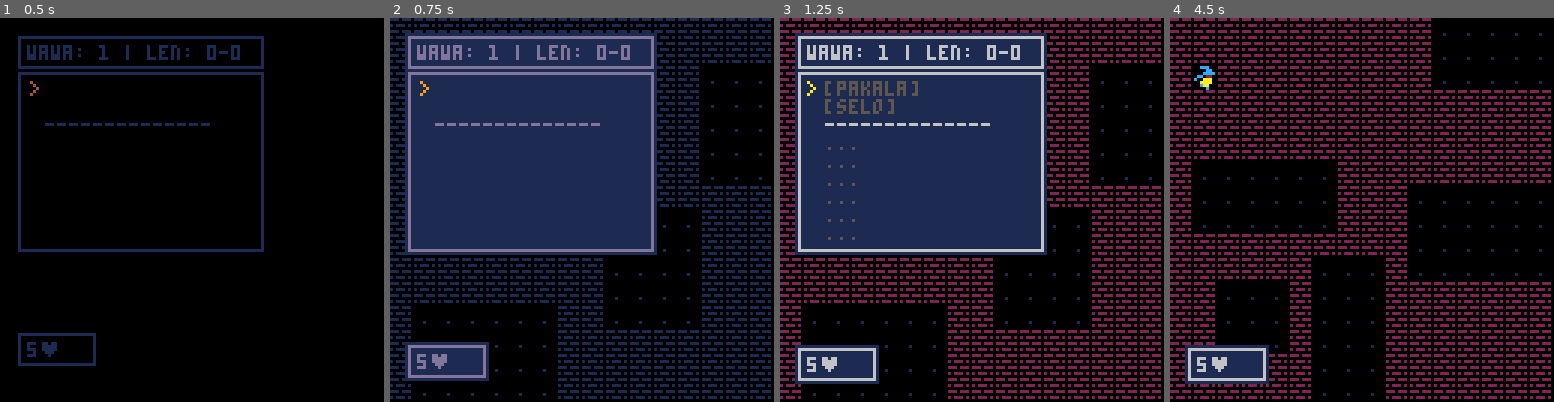
Above: before the commit, frames 1-4 (left to right).
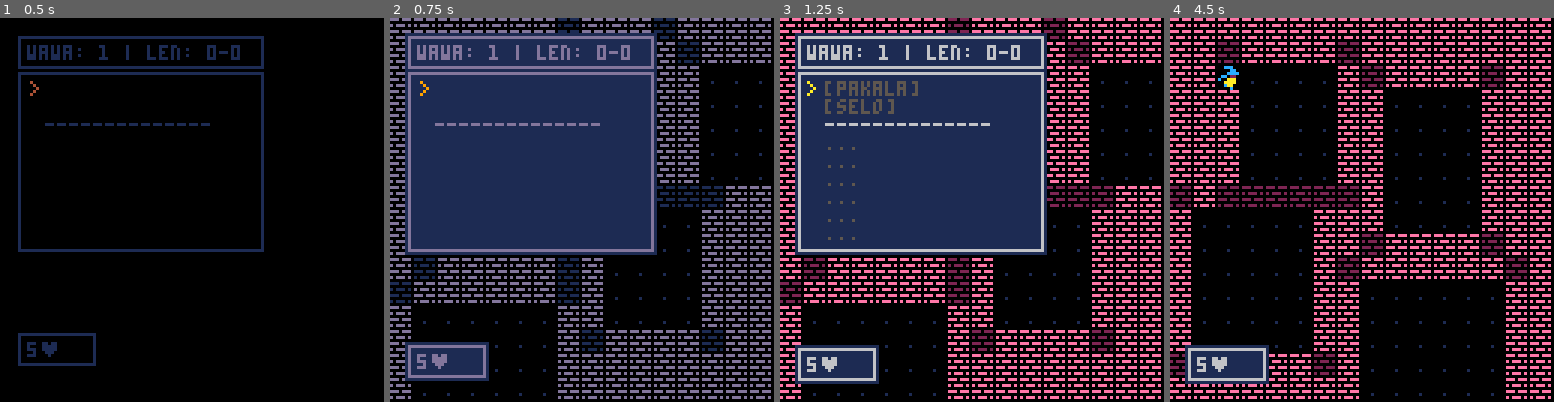
Above: after the commit, the same moments.

Repository: eduvf/tomo_monsuta
Game: PICO-8 cartridge tomo_monsuta.p8
The game is run twice, just before and just after one commit, with the same random seed, the same clock (stepped at 60 frames per second) and the same inputs.
Inputs:
- Up to frame 1 (0.5 s): tap X (X key) at 0.33 s
- Up to frame 2 (0.75 s): tap O (Z key) at 0.7 s
- Up to frame 3 (1.25 s): tap X (X key) at 1.07 s
- Up to frame 4 (4.5 s): hold Right 1.6-2.1 s; tap O (Z key) every 0.4 s from 1.7 to 4.1 s; tap X (X key) at 1.85, 2.97, 4.08 s; hold Up 2.15-2.42 s; hold Right 2.47-3.03 s; hold Left 3.08-3.58 s; hold Down 3.63-3.97 s; hold Right from 4.02 s (still down)

Frame 1 is identical in both runs. In frame 2, 12% of the frame differs, in the area x 0-100%, y 0-100%; in frame 3, 12%; in frame 4, 30%.

Commit message:
ep 30 done!

Diff:
--- a/gameplay.lua
+++ b/gameplay.lua
@@ -25,6 +25,8 @@
 				trig_bump(tile, dest_x, dest_y)
 			else
 				skip_ai = true
+				mset(dest_x, dest_y, 1)
+				maze_worm()
 			end
 		end
 	end
--- a/gen.lua
+++ b/gen.lua
@@ -5,6 +5,7 @@
         end
     end
     gen_rooms()
+    maze_worm()
 end
 
 function gen_rooms()
@@ -75,6 +76,37 @@
     return true
 end
 
+function maze_worm()
+    for x = 0, 15 do
+        for y = 0, 15 do
+            if not is_walkable(x, y) then
+                if can_carve(x, y) then
+                    mset(x, y, 3)
+                else
+                    mset(x, y, 2)
+                end
+            end
+        end
+    end
+end
+
+function can_carve(x, y)
+    if in_bounds(x, y) then
+        local sig = get_signature(x, y)
+        for i = 1, #carve_sig do
+            if bit_comp(sig, carve_sig[i], carve_msk[i]) then
+                return true
+            end
+        end
+    end
+    return false
+end
+
+function bit_comp(sig, match, mask)
+    local mask = mask and mask or 0
+    return bor(sig, mask) == bor(match, mask)
+end
+
 function get_signature(x, y)
     local sig, digit = 0
     for i = 1, 8 do
--- a/main.lua
+++ b/main.lua
@@ -5,8 +5,6 @@
 
 	dir_x = {-1, 1, 0, 0, 1, 1,-1,-1}
 	dir_y = { 0, 0,-1, 1,-1, 1, 1,-1}
-
-	throw_x, throw_y = 0, -1
 
 	mob_anim = {240, 192}
 	mob_atk = {1, 1}
@@ -17,6 +15,9 @@
 	itm_type = {'weapon', 'armor', 'food', 'throw', 'weapon'}
 	itm_stat1 = {2, 0, 1, 1, 1}
 	itm_stat2 = {0, 2, 0, 0, 0}
+
+	carve_sig = {0b11111111, 0b11010110, 0b01111100, 0b10110011, 0b11101001}
+	carve_msk = {0,          0b00001001, 0b00000011, 0b00001100, 0b00000110}
 
 	dbg = {}
 	start_game()
@@ -63,6 +64,8 @@
 
 	hp_wind = add_wind(5, 5, 28, 13, {})
 
+	throw_x, throw_y = 0, -1
+
 	_upd = update_game
 	_drw = draw_game
 	unfog()
--- a/tomo_monsuta.p8
+++ b/tomo_monsuta.p8
@@ -12,13 +12,13 @@
 #include mobs.lua
 #include gen.lua
 __gfx__
-000000000000000022202220000000000000000000000000022222200000000000eee00000000000000000000000000004444400099999000000009055555550
+000000000000000022202220eee0eee00000000000000000022222200000000000eee00000000000000000000000000004444400099999000000009055555550
 0000000000000000000000000000000000000000000000002000000200eee0000e000e0000000000004440005555555040999040900000900000909050000000
-007007000000000020222020000000000000000000000000209909020e000e000e000e0005555500040004005000005040000040990000900090909050000050
+007007000000000020222020e0eee0e00000000000000000209909020e000e000e000e0005555500040004005000005040000040990000900090909050000050
 0007700000000000000000000000000000000000000000002000000200eee000e0eee0e005000500040904005000005040090040900090909090909050005050
-000770000000000022202220000000000000000000000000209099020e00ee00ee00eee005555500044444005555555044444440900090909090909050505050
+000770000000000022202220eee0eee00000000000000000209099020e00ee00ee00eee005555500044444005555555044444440900090909090909050505050
 007007000001000000000000000000000000000000000000000000000eeeee000eeeee0000000000000000000000000000000000990000900000009050505050
-0000000000000000202220200000000000000000000000002222222200eee00000eee00005555500044444005555555044444440900000909999999050505050
+000000000000000020222020e0eee0e000000000000000002222222200eee00000eee00005555500044444005555555044444440900000909999999050505050
 00000000000000000000000000000000000000000000000000000000000000000000000000000000000000000000000000000000000000000000000000000000
 00000000000000000000000000000000000000000000000000000000000000000000000000000000000000000000000000000000000000000000000000000000
 00000000000000000000000000000000000000000000000000000000000000000000000000000000000000000000000000000000000000000000000000000000
@@ -141,85 +141,70 @@
 00aaaa00000aaac000aaaa0000caa000000000000000000000000000000000000000000000000000000000000000000000000000000000000000000000000000
 000c0c000000c000000c0c000000c000000000000000000000000000000000000000000000000000000000000000000000000000000000000000000000000000
 __gff__
-0000050000000303030103010307020000000000000000000000000000000000000000000000000000000000000000000000000000000000000000000000000000000000000000000000000000000000000000000000000000000000000000000000000000000000000000000000000000000000000000000000000000000000
+0000050500000303030103010307020000000000000000000000000000000000000000000000000000000000000000000000000000000000000000000000000000000000000000000000000000000000000000000000000000000000000000000000000000000000000000000000000000000000000000000000000000000000
 0000000000000000000000000000000000000000000000000000000000000000000000000000000000000000000000000000000000000000000000000000000000000000000000000000000000000000000000000000000000000000000000000000000000000000000000000000000000000000000000000000000000000000
-__map__
-0202020202020202020202020202020200000000000000000000000000000000000000000000000000000000000000000000000000000000000000000000000000000000000000000000000000000000000000000000000000000000000000000000000000000000000000000000000000000000000000000000000000000000
-020f010101020101010601010c01010200000000000000000000000000000000000000000000000000000000000000000000000000000000000000000000000000000000000000000000000000000000000000000000000000000000000000000000000000000000000000000000000000000000000000000000000000000000
-0201010101020101010101010101010200000000000000000000000000000000000000000000000000000000000000000000000000000000000000000000000000000000000000000000000000000000000000000000000000000000000000000000000000000000000000000000000000000000000000000000000000000000
-02010101010d0101010101010101010200000000000000000000000000000000000000000000000000000000000000000000000000000000000000000000000000000000000000000000000000000000000000000000000000000000000000000000000000000000000000000000000000000000000000000000000000000000
-0201010101020101c00101010101010200000000000000000000000000000000000000000000000000000000000000000000000000000000000000000000000000000000000000000000000000000000000000000000000000000000000000000000000000000000000000000000000000000000000000000000000000000000
-020101c001020101010101010101010200000000000000000000000000000000000000000000000000000000000000000000000000000000000000000000000000000000000000000000000000000000000000000000000000000000000000000000000000000000000000000000000000000000000000000000000000000000
-0201010101020701010101c00101010200000000000000000000000000000000000000000000000000000000000000000000000000000000000000000000000000000000000000000000000000000000000000000000000000000000000000000000000000000000000000000000000000000000000000000000000000000000
-020a0107080208070101010101010e0200000000000000000000000000000000000000000000000000000000000000000000000000000000000000000000000000000000000000000000000000000000000000000000000000000000000000000000000000000000000000000000000000000000000000000000000000000000
-0202010202020202020202020202020200000000000000000000000000000000000000000000000000000000000000000000000000000000000000000000000000000000000000000000000000000000000000000000000000000000000000000000000000000000000000000000000000000000000000000000000000000000
-0200000200000002000000000000000000000000000000000000000000000000000000000000000000000000000000000000000000000000000000000000000000000000000000000000000000000000000000000000000000000000000000000000000000000000000000000000000000000000000000000000000000000000
-020000020002000200c000000000000000000000000000000000000000000000000000000000000000000000000000000000000000000000000000000000000000000000000000000000000000000000000000000000000000000000000000000000000000000000000000000000000000000000000000000000000000000000
-0200000200020002000000000000000000000000000000000000000000000000000000000000000000000000000000000000000000000000000000000000000000000000000000000000000000000000000000000000000000000000000000000000000000000000000000000000000000000000000000000000000000000000
-0200000000020000000000000000000000000000000000000000000000000000000000000000000000000000000000000000000000000000000000000000000000000000000000000000000000000000000000000000000000000000000000000000000000000000000000000000000000000000000000000000000000000000
-0202020202020202020202020200000000000000000000000000000000000000000000000000000000000000000000000000000000000000000000000000000000000000000000000000000000000000000000000000000000000000000000000000000000000000000000000000000000000000000000000000000000000000
-…(65 lines of a section not shown)…
+…(65 lines of a section not shown)…
